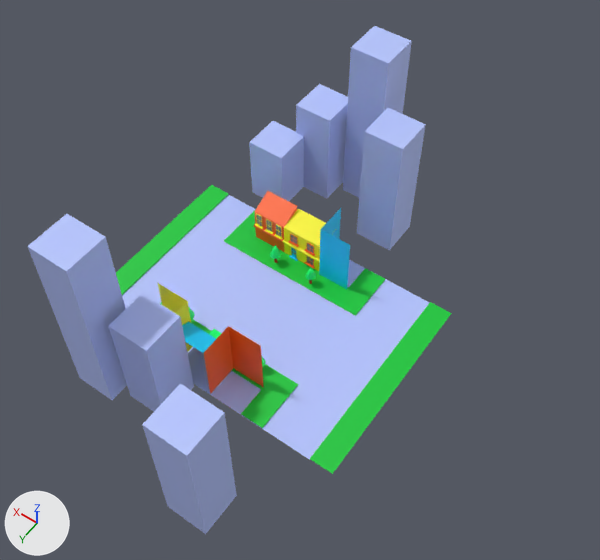
The FBX model Hit The Goalkeeper/Assets/Models/Level2/Street.fbx: old version first, new version second.
One viewpoint serves both versions: a camera (50 mm lens) standing at (-145.0, 143.0, 305.0) and looking at (-22.0, -30.0, 32.0). The lights are fixed; the arrows at lower left show +X, +Y and +Z. Where no turn or scale is listed for an object, it has been applied to the vertices.
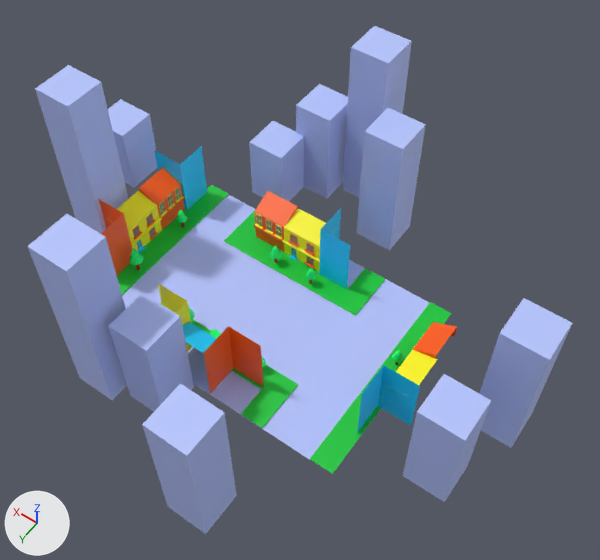
Where the newer file only moved an object's origin or applied its transform, the numbers keep the older frame.

The change, as a list of edits to the scene's bpy script:
```text
Add me_mesh_023_1:
    me_mesh_023_1.from_pydata([(0.0, 0.0, 0.0), (0.0, -16.3, 0.0), (0.0, 0.0, 31.8), (0.0, -16.3, 31.8), (15.6, -16.3, 0.0), (15.6, -16.3, 31.8)], [], [(0, 1, 3, 2), (3, 1, 4, 5)])
    me_mesh_023_1.materials.append(mat_brickwallmat)  # orange #ff5d00
Add me_mesh_019_1:
    me_mesh_019_1.from_pydata([(0.0, 0.0, 0.0), (16.3, 0.0, 0.0), (0.0, 0.0, 31.8), (16.3, 0.0, 31.8), (16.3, 15.6, 0.0), (16.3, 15.6, 31.8)], [], [(0, 1, 3, 2), (3, 1, 4, 5)])
    me_mesh_019_1.materials.append(mat_wallmat)  # cyan #00ceff
Add me_mesh_022_1:
    me_mesh_022_1.from_pydata([(0.0, 0.0, 0.0), (-16.3, 0.0, 0.0), (0.0, 0.0, 31.8), (-16.3, 0.0, 31.8), (-16.3, -15.6, 0.0), (-16.3, -15.6, 31.8)], [], [(0, 1, 3, 2), (3, 1, 4, 5)])
    me_mesh_022_1.materials.append(mat_wallmat)  # cyan #00ceff
Add ob_pcube15:
    ob_pcube15 = bpy.data.objects.new('pCube15', me_mesh_014_1)  # a box spanning x 0.0..19.0, y -19.0..0.0, z 0.0..87.3; in mat_trashbinmat (blue #b6c6ff)
    ob_pcube15.location = (81.7, -14.7, -3.1)
Add ob_pcube16:
    ob_pcube16 = bpy.data.objects.new('pCube16', me_mesh_015_1)  # a box spanning x 0.0..19.0, y -19.0..0.0, z 0.0..51.6; in mat_trashbinmat (blue #b6c6ff)
    ob_pcube16.location = (-114.9, 4.1, -3.1)
Add ob_tree6:
    ob_tree6 = bpy.data.objects.new('tree6', me_mesh_033)  # 51 vertices, 50 faces; spans x -2.57..2.57, y -2.44..2.44, z 0.0..11.26; in mat_treeleafmat (green #00ff71), mat_treebodymat (red #c20000)
    ob_tree6.location = (-66.9, -38.7, -2.3)
Add ob_building15:
    ob_building15 = bpy.data.objects.new('building15', me_mesh_023_1)
    ob_building15.location = (65.5, -0.3, -2.3)
Add ob_building12:
    ob_building12 = bpy.data.objects.new('building12', me_mesh_020_1)  # 819 vertices, 764 faces; spans x -6.4..6.4, y -10.8..10.8, z -10.4..10.4; in mat_brickwallmat (orange #ff5d00), mat_storeglassmat (grey #7f7f7f), mat_wallmat (cyan #00ceff), mat_windowmat (yellow #fff700)
    ob_building12.location = (72.2, -27.2, 8.1)
Add ob_building11:
    ob_building11 = bpy.data.objects.new('building11', me_mesh_019_1)
    ob_building11.location = (-87.5, -16.4, -2.3)
Add ob_tree5:
    ob_tree5 = bpy.data.objects.new('tree5', me_mesh_032)  # 51 vertices, 50 faces; spans x -3.5..3.5, y -3.3..3.3, z 0.0..15.1; in mat_treeleafmat (green #00ff71), mat_treebodymat (red #c20000)
    ob_tree5.location = (60.0, -13.1, -2.3)
Add ob_building13:
    ob_building13 = bpy.data.objects.new('building13', me_mesh_021_1)  # 622 vertices, 578 faces; spans x -6.0..6.0, y -8.6..8.6, z -11.6..11.6; in mat_brickwallmat (orange #ff5d00), mat_windowmat (yellow #fff700), mat_storeglassmat (grey #7f7f7f), mat_default_material (grey #bcbcbc)
    ob_building13.location = (71.6, -46.4, 9.3)
Add ob_building10:
    ob_building10 = bpy.data.objects.new('building10', me_mesh_018_1)  # 622 vertices, 578 faces; spans x -6.0..6.0, y -8.6..8.6, z -11.6..11.6; in mat_brickwallmat (orange #ff5d00), mat_windowmat (yellow #fff700), mat_storeglassmat (grey #7f7f7f), mat_default_material (grey #bcbcbc)
    ob_building10.location = (-77.8, -46.4, 9.3)
Add ob_pcube14:
    ob_pcube14 = bpy.data.objects.new('pCube14', me_mesh_013_1)  # a box spanning x 0.0..19.0, y -19.0..0.0, z 0.0..34.3; in mat_trashbinmat (blue #b6c6ff)
    ob_pcube14.location = (93.3, -47.7, 3.6)
Add ob_tree4:
    ob_tree4 = bpy.data.objects.new('tree4', me_mesh_031)  # 51 vertices, 50 faces; spans x -2.82..2.82, y -2.68..2.68, z 0.0..12.36; in mat_treeleafmat (green #00ff71), mat_treebodymat (red #c20000)
    ob_tree4.location = (60.3, -45.8, -2.3)
Add ob_pcube17:
    ob_pcube17 = bpy.data.objects.new('pCube17', me_mesh_016_1)  # a box spanning x 0.0..19.0, y -19.0..0.0, z 0.0..66.0; in mat_trashbinmat (blue #b6c6ff)
    ob_pcube17.location = (-125.4, -31.8, -3.1)
Add ob_building14:
    ob_building14 = bpy.data.objects.new('building14', me_mesh_022_1)
    ob_building14.location = (81.8, -55.1, -2.3)
Add ob_building9:
    ob_building9 = bpy.data.objects.new('building9', me_mesh_017_1)  # 819 vertices, 764 faces; spans x -6.4..6.4, y -10.8..10.8, z -10.4..10.4; in mat_brickwallmat (orange #ff5d00), mat_storeglassmat (grey #7f7f7f), mat_wallmat (cyan #00ceff), mat_windowmat (yellow #fff700)
    ob_building9.location = (-78.3, -27.2, 8.1)
```

Pixel boxes (x1, y1, x2, y2) of what changed, in the pictures (600 x 560 px):
'pCube15', added (blue)
    after: (35, 65, 129, 234)
'pCube17', added (blue)
    after: (479, 298, 572, 448)
'pCube16', added (blue)
    after: (403, 374, 491, 502)
'pCube14', added (blue)
    after: (108, 99, 157, 187)
'building11', added (cyan)
    after: (357, 365, 420, 433)
'building12', added (yellow)
    after: (110, 191, 162, 253)
'building14', added (cyan)
    after: (154, 146, 207, 210)
'building13', added (orange)
    after: (139, 167, 185, 230)
'building15', added
    after: (99, 199, 133, 276)
'building10', added (orange)
    after: (412, 322, 457, 367)
'building9', added (yellow)
    after: (384, 350, 438, 395)
'tree5', added
    after: (129, 248, 144, 270)
'tree4', added
    after: (176, 209, 188, 227)
'tree6', added
    after: (392, 350, 404, 365)
